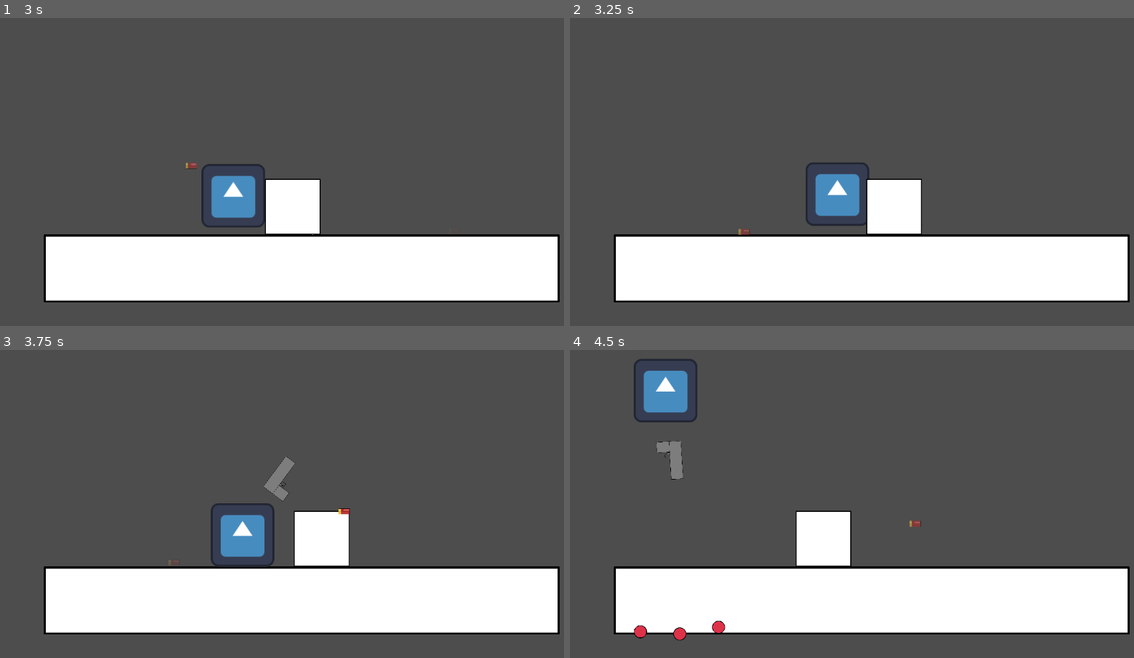
Above: before the commit, frames 1-4 (two rows, left to right).
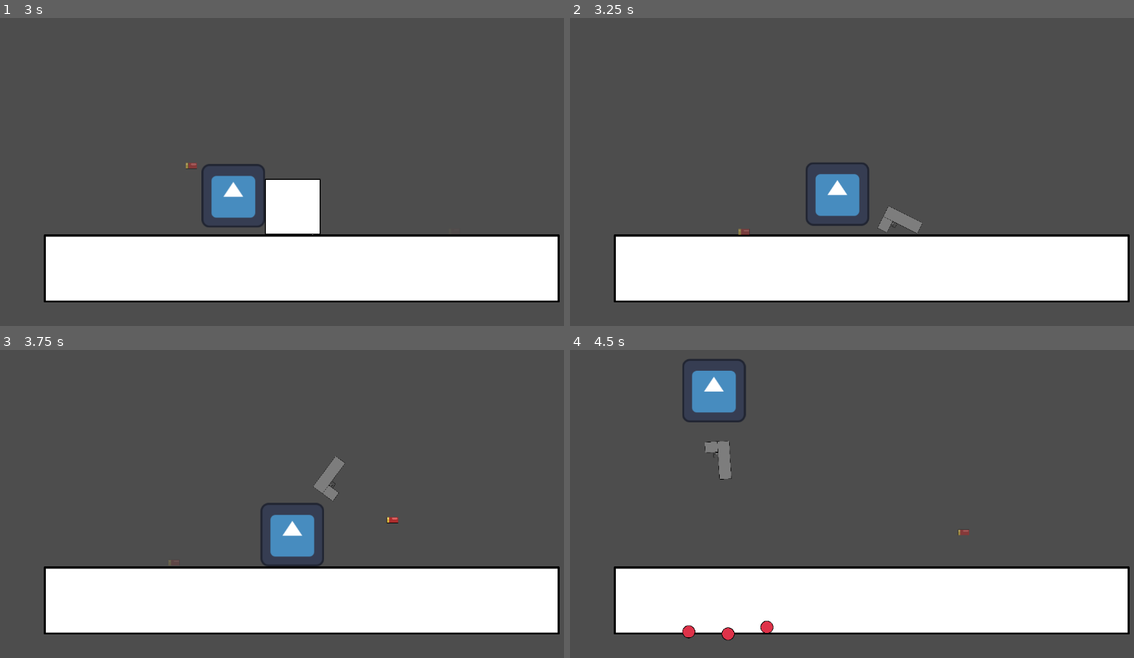
Above: after the commit, the same moments.

Repository: RajwolChapagain/Recoil-Robot
Game: Godot game, scene res://main.tscn
Two runs of this game, one before a commit and one after it. Both use one fixed random seed, a clock stepped at 60 frames per second and the inputs below. The engine's default icon, where the game draws it, is replaced by a stand-in: a white triangle on a blue panel in a dark square.
Inputs:
- Up to frame 1 (3 s): hold D (move_right) 0.53-1.28 s; hold Up (fire_bullet) 0.53-1.28 s; tap W (jump) at 0.77, 0.8, 1.07, 1.35, 1.52, 1.82, 2.3 s; hold A (move_left) 1.28-2.03 s; tap Up (fire_bullet) at 1.55 s; hold Up (fire_bullet) 2.03-2.78 s; hold D (move_right) from 2.03 s (still down); tap Right (rotate_gun_clockwise) at 2.85 s
- Up to frame 2 (3.25 s): keep holding D (move_right); tap W (jump) at 3.02 s; tap Up (fire_bullet) at 3.05 s
- Up to frame 3 (3.75 s): tap W (jump) at 3.32 s; release D (move_right) at 3.53 s; hold A (move_left) from 3.53 s (still down); hold Left (rotate_gun_counter_clockwise) from 3.53 s (still down)
- Up to frame 4 (4.5 s): keep holding A (move_left); tap W (jump) at 3.77, 3.8, 4.07 s; release Left (rotate_gun_counter_clockwise) at 4.28 s; tap Up (fire_bullet) at 4.35 s

Frame 1 is identical in both runs. In frame 2, 1.8% of the frame differs, in the area x 52-63%, y 52-71%; in frame 3, 4.5%; in frame 4, 5.6%, in the area x 11-71%, y 3-95%.

Commit message:
add enemy hp, death, and bullet damage mechanic

Diff:
--- a/enemy/enemy.gd
+++ b/enemy/enemy.gd
@@ -3,9 +3,15 @@
 var move_speed = 200
 var move_right = false
 var target = self
+var health_points = 40
 
-func on_shot(impulse, direction):
+func on_shot(impulse, direction, damage):
 	apply_central_impulse(impulse * direction)
+
+	health_points -= damage
+
+	if health_points <= 0:
+		die()
 
 func _integrate_forces(state):
 	if move_right:
@@ -24,3 +30,6 @@
 
 func set_target(target):
 	self.target = target
+
+func die():
+	queue_free()
--- a/gun/bullet.gd
+++ b/gun/bullet.gd
@@ -6,6 +6,7 @@
 var initial_position
 var min_bullet_impact_force = 1200
 var max_bullet_impact_force = 2000
+var damage = 15
 
 func _ready():
 	initial_position = position
@@ -16,11 +17,9 @@
 	if initial_position.distance_to(position) > max_bullet_distance:
 		queue_free()
 
-
-
 func _on_body_entered(body):
 	if body.is_in_group("shootable"):
-		body.on_shot(get_damage_based_on_distance(), position.normalized())
+		body.on_shot(get_damage_based_on_distance(), position.normalized(), damage)
 		queue_free()
 
 func get_damage_based_on_distance():
--- a/player/robot.gd
+++ b/player/robot.gd
@@ -8,6 +8,10 @@
 var gun_rotation_angle = 0
 var sensitivity = 4
 
+var can_move = true
+var can_jump = true
+var can_shoot = true
+
 func _ready():
 	if $Gun != null:
 		distance_to_gun = $Gun.position.length()
@@ -17,19 +21,23 @@
 
 func _input(event):
 	if event.is_action_pressed("fire_bullet"):
-		if $Gun != null:
-			$Gun.fire_bullet()
+		if can_shoot:
+			if $Gun != null:
+				$Gun.fire_bullet()
 
 func _integrate_forces(state):
 	if Input.is_action_pressed("move_left") and not Input.is_action_pressed("move_right"):
-		linear_velocity.x = - MOVE_SPEED
+		if can_move:
+			linear_velocity.x = - MOVE_SPEED
 
 	if Input.is_action_pressed("move_right") and not Input.is_action_pressed("move_left"):
-		linear_velocity.x = MOVE_SPEED
+		if can_move:
+			linear_velocity.x = MOVE_SPEED
 
 	if Input.is_action_just_pressed("jump"):
-		if is_grounded:
-			linear_velocity.y = -JUMP_SPEED
+		if can_jump:
+			if is_grounded:
+				linear_velocity.y = -JUMP_SPEED
 
 func _on_body_entered(body):
 	if "platform" in body.get_groups():
